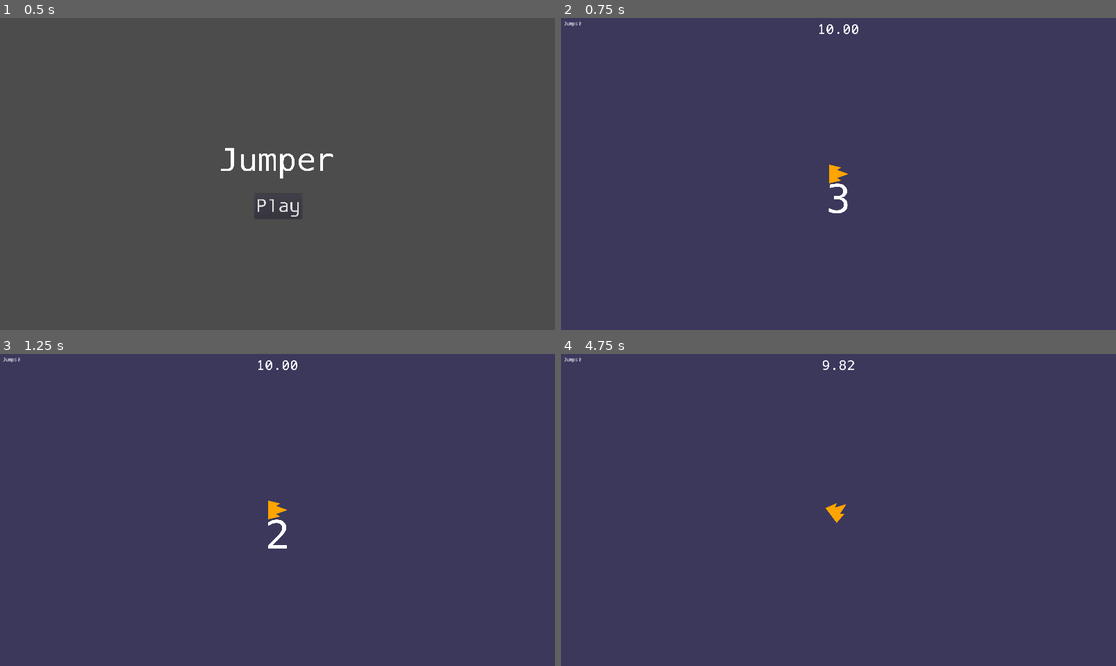
Above: before the commit, frames 1-4 (two rows, left to right).
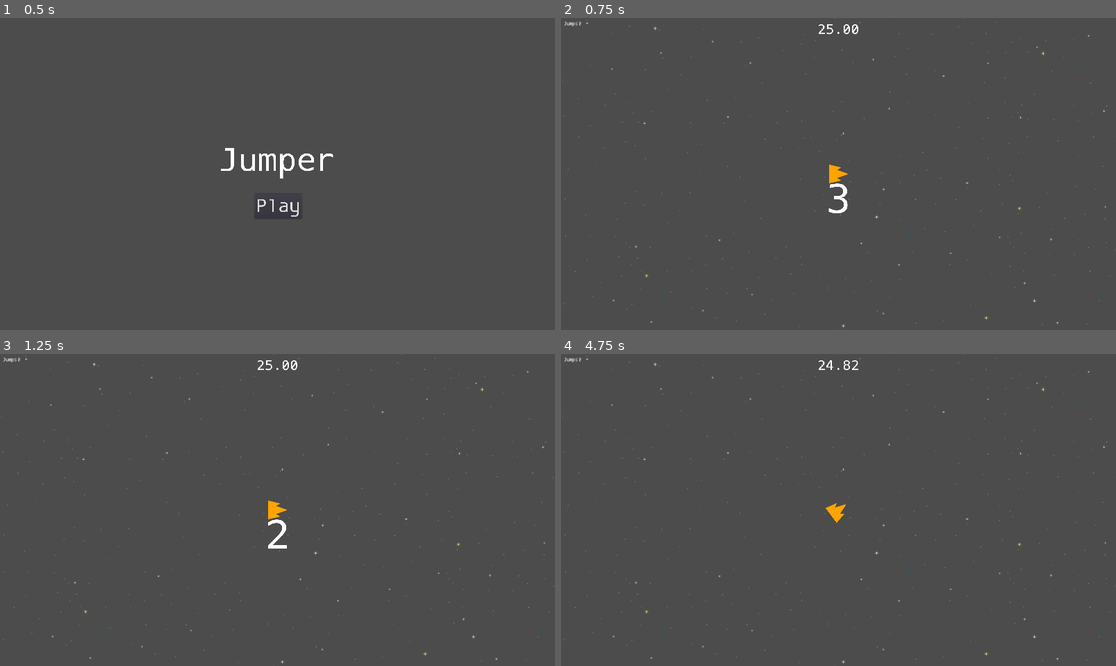
Above: after the commit, the same moments.

Repository: sombrerosheep/jumper
Game: Godot game, scene res://scenes/Main.tscn
The game is run twice, just before and just after one commit, with the same random seed, the same clock (stepped at 60 frames per second) and the same inputs.
Inputs:
- Up to frame 1 (0.5 s): no input
- Up to frame 2 (0.75 s): click "Play" at 0.5 s
- Up to frame 3 (1.25 s): no input
- Up to frame 4 (4.75 s): hold D (right) 1.28-2.03 s; tap Enter at 2, 3.5 s; hold S (down) 2.03-2.78 s; tap Space at 2.75, 4.25 s; hold D (right) 2.78-3.53 s; hold W (up) 3.53-4.28 s; hold A (left) from 4.28 s (still down)

Frame 1 is identical in both runs. In frame 2, 0.5% of the frame differs, in the area x 0-100%, y 0-100%; in frame 3, 0.5%; in frame 4, 0.6%.

Commit message:
space background

Diff:
--- a/scenes/World.tscn
+++ b/scenes/World.tscn
@@ -1,6 +1,9 @@
-[gd_scene load_steps=3 format=2]
+[gd_scene load_steps=6 format=2]
 
 [ext_resource path="res://scripts/World.gd" type="Script" id=1]
+[ext_resource path="res://art/space/small_full.png" type="Texture" id=2]
+[ext_resource path="res://art/space/med_full.png" type="Texture" id=3]
+[ext_resource path="res://art/space/big_full.png" type="Texture" id=4]
 
 [sub_resource type="RectangleShape2D" id=1]
 
@@ -8,11 +11,39 @@
 script = ExtResource( 1 )
 
 [node name="Bounds" type="Area2D" parent="."]
+visible = false
+z_index = -4096
 
 [node name="BoundsShape" type="CollisionShape2D" parent="Bounds"]
+z_index = -4096
 shape = SubResource( 1 )
 
 [node name="ColorRect" type="ColorRect" parent="Bounds/BoundsShape"]
-margin_right = 40.0
-margin_bottom = 40.0
-color = Color( 0.0431373, 0, 0.541176, 0.262745 )
+margin_right = 152.0
+margin_bottom = 114.0
+color = Color( 0, 0.0666667, 0.0901961, 1 )
+
+[node name="ParallaxBackground" type="ParallaxBackground" parent="."]
+
+[node name="Small" type="ParallaxLayer" parent="ParallaxBackground"]
+motion_mirroring = Vector2( 1920, 1080 )
+
+[node name="Sprite" type="Sprite" parent="ParallaxBackground/Small"]
+texture = ExtResource( 2 )
+centered = false
+
+[node name="Mid" type="ParallaxLayer" parent="ParallaxBackground"]
+motion_scale = Vector2( 1.1, 1.1 )
+motion_mirroring = Vector2( 2112, 1188 )
+
+[node name="Sprite" type="Sprite" parent="ParallaxBackground/Mid"]
+texture = ExtResource( 3 )
+centered = false
+
+[node name="ParallaxLayer" type="ParallaxLayer" parent="ParallaxBackground"]
+motion_scale = Vector2( 1.25, 1.25 )
+motion_mirroring = Vector2( 2400, 1350 )
+
+[node name="Sprite" type="Sprite" parent="ParallaxBackground/ParallaxLayer"]
+texture = ExtResource( 4 )
+centered = false
--- a/scripts/Game.gd
+++ b/scripts/Game.gd
@@ -9,7 +9,7 @@
 
 var state = GameState.GAME_OVER
 
-var init_play_time: float = 10.0
+var init_play_time: float = 25.0
 var portal_bonus: float = 0.0
 var porta_bonus_multiplier = 1.5
 
@@ -29,8 +29,6 @@
 	$HUD.show()
 	jumps = 0
 	play_time = init_play_time
-
-	$World.init(world_sz)
 
 	$MainCamera.set_target($Ship)
 	$MainCamera.set_bounds(world_sz)
--- a/scripts/HUD.gd
+++ b/scripts/HUD.gd
@@ -1,24 +1,13 @@
 extends CanvasLayer
 
-#var tracked_nodes : Array[Node2D] = []
-
-# Called when the node enters the scene tree for the first time.
 func _ready():
 	hide()
 
-# Called every frame. 'delta' is the elapsed time since the previous frame.
-func _process(delta):
-#	$TrackedNodes.text = ""
-#	for i in tracked_nodes.size():
-#		var n = tracked_nodes[i]
-#		$TrackedNodes.text += "%.2f x %.2f\n" % [n.position.x, n.position.y]
-	pass
+# func _process(delta):
+# 	pass
 
 func set_jumps(jumps):
 	$Jumps/JumpsCount.text = "%d" % jumps
 
 func update_playtime(elapsed):
 	$PlayTime.text = "%.2f" % elapsed
-
-#func track_node(node : Node2D):
-#	tracked_nodes.push_back(node)
--- a/scripts/Main.gd
+++ b/scripts/Main.gd
@@ -3,12 +3,12 @@
 var game_scene = preload("res://scenes/Game.tscn").instance()
 
 
-func _ready():
-	pass
+# func _ready():
+# 	pass
 
 
-func _process(delta):
-	pass
+# func _process(delta):
+# 	pass
 
 
 func _on_StartGame_pressed():
--- a/scripts/Portal.gd
+++ b/scripts/Portal.gd
@@ -1,6 +1,5 @@
 extends Area2D
 
-signal hit
 signal ship_jump
 
 export var rotation_speed = 0.5
--- a/scripts/World.gd
+++ b/scripts/World.gd
@@ -1,23 +1,8 @@
 extends Node2D
 
-# Called when the node enters the scene tree for the first time.
 func _ready():
-	pass # Replace with function body.
+	pass
 
-func init(sz: Vector2):
-	$Bounds/BoundsShape.position = Vector2(0,0)
-	#$Bounds/BoundsShape.shape.size = sz
-	$Bounds/BoundsShape.shape.set("size", sz)
 
-	#$Bounds/BoundsShape/ColorRect.size = sz
-	#$Bounds/BoundsShape/ColorRect.set("size", sz)
-	$Bounds/BoundsShape/ColorRect.rect_size = sz
-
-	#$Bounds/BoundsShape/ColorRect.position = Vector2(-(sz.x / 2), -(sz.y / 2))
-	#$Bounds/BoundsShape/ColorRect.set("position", Vector2(-(sz.x / 2), -(sz.y / 2)))
-	$Bounds/BoundsShape/ColorRect.rect_position = Vector2(-(sz.x / 2), -(sz.y / 2))
-	return
-
-# Called every frame. 'delta' is the elapsed time since the previous frame.
-func _process(delta):
-	pass
+# func _process(delta):
+# 	pass
Binary file added: art/space/big_full.png
Not shown, added: art/space/big_full.png.import
Binary file added: art/space/med_full.png
Not shown, added: art/space/med_full.png.import
Binary file added: art/space/small_full.png
Not shown, added: art/space/small_full.png.import
